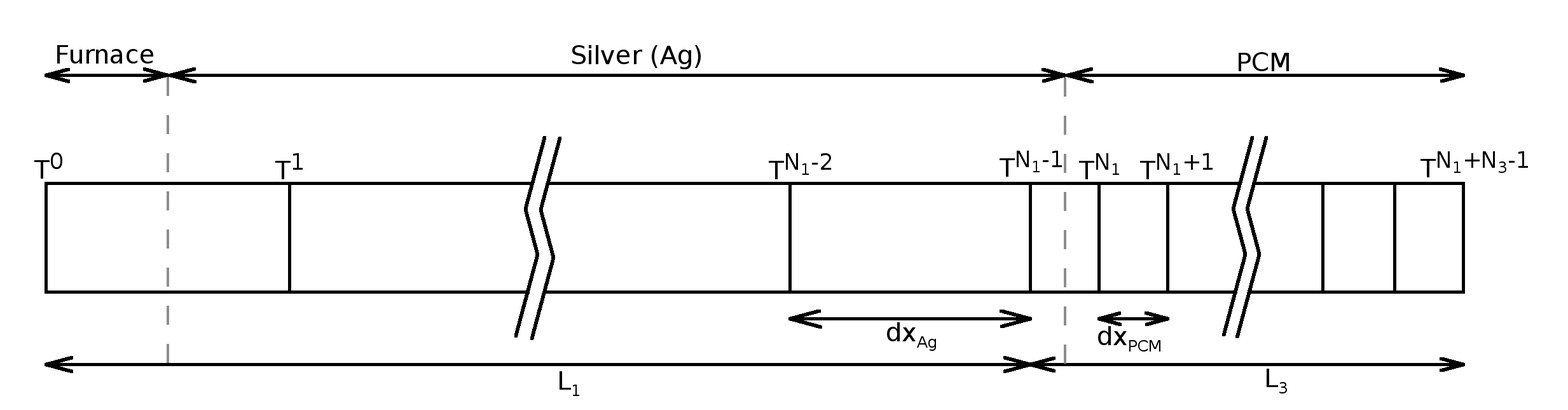
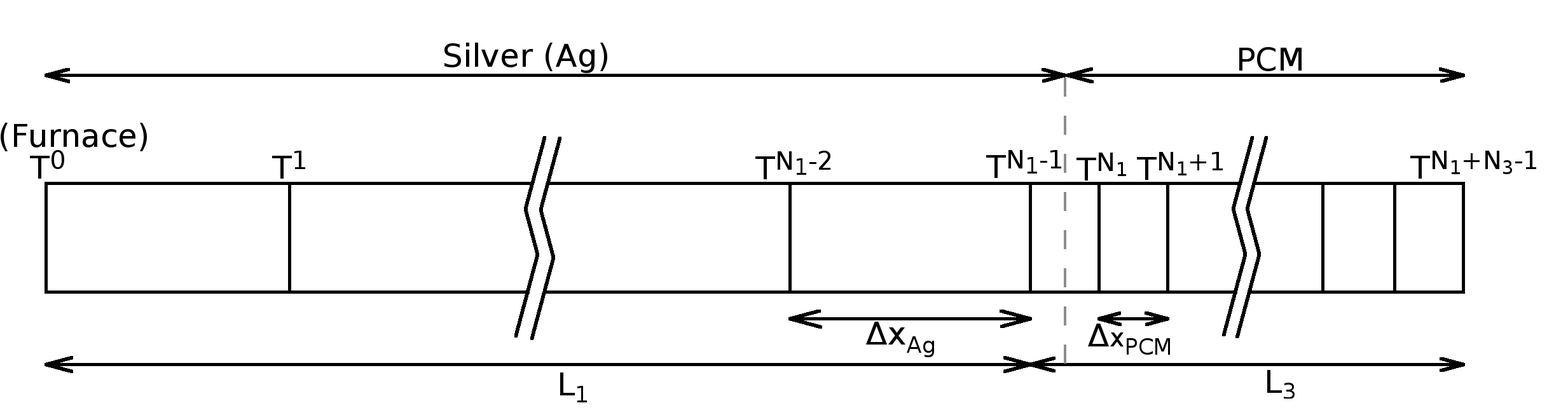
Layers edited between the first and the second 1568 × 410 image:
painted on "PCM" over [1238, 47, 1302, 72]
painted on "Silver (Ag)" over [444, 42, 701, 74]
renamed "Furnace" to "(Furnace)", painted on it over [0, 45, 154, 152]
painted on "TN1+N3-1" over [1410, 150, 1537, 179]
painted on "TN1+1" over [1136, 151, 1223, 180]
painted on "TN1" over [1076, 152, 1127, 181]
painted on "TN1-1" over [986, 150, 1062, 179]
painted on "TN1-2" over [755, 150, 832, 180]
painted on "T1" over [272, 150, 306, 180]
painted on "T0" over [29, 150, 65, 179]
renamed "dxAg" to "ΔxAg", painted on it over [866, 321, 936, 358]
painted on "L1" over [559, 371, 587, 403]
painted on "L3" over [1266, 368, 1295, 399]
renamed "dxPCM" to "ΔxPCM", painted on it over [1087, 323, 1170, 355]
painted on "Background" over [143, 67, 197, 364]
